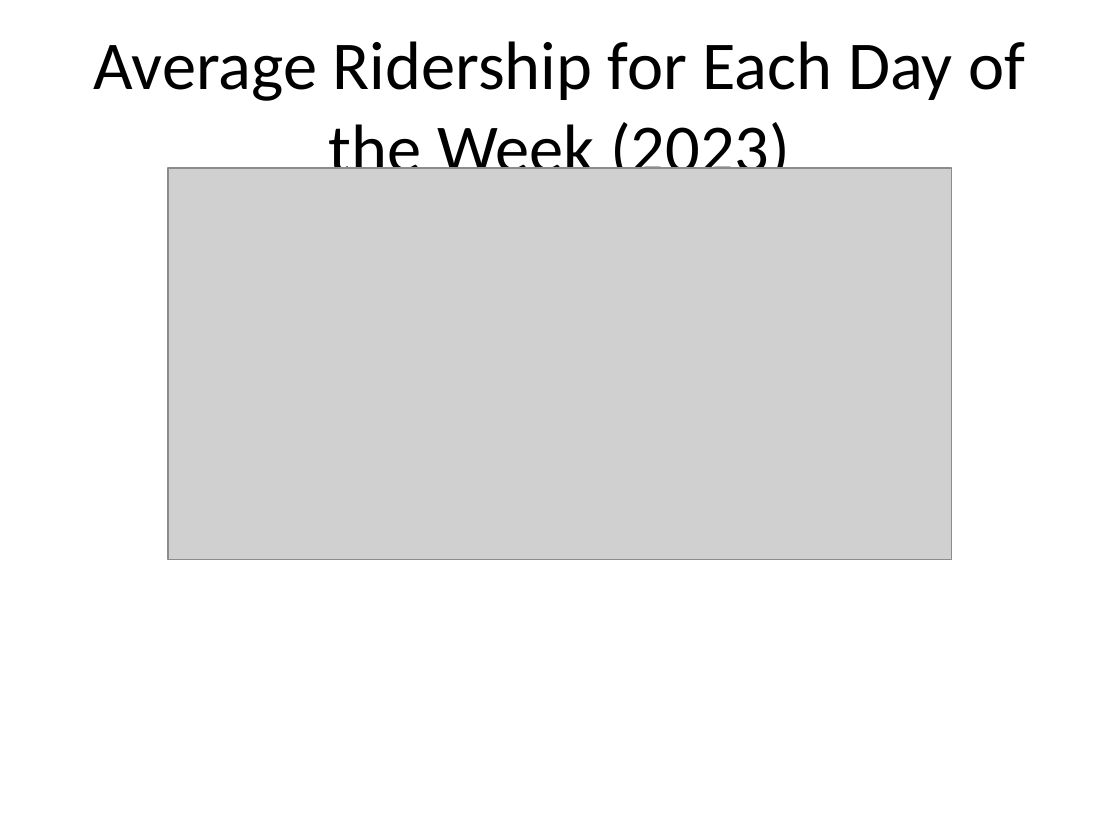
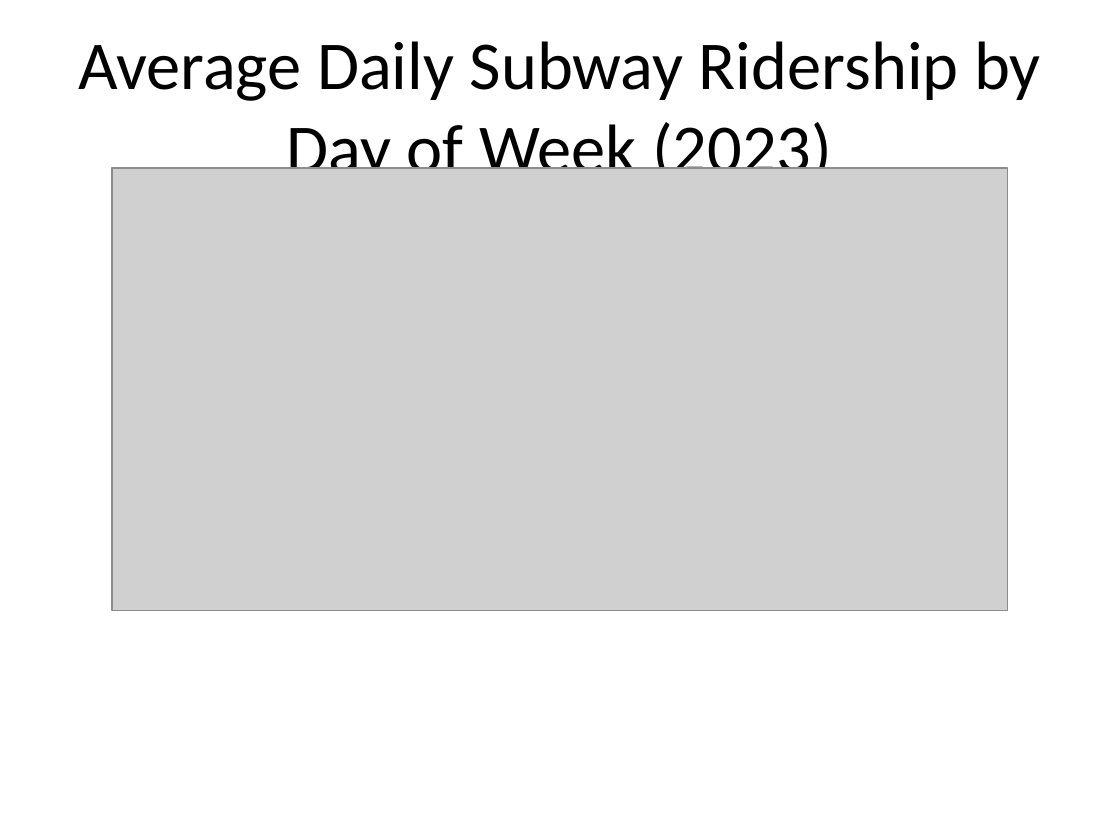
Before and after one commit to MantieReid/Mta-Data-Project, a slide deck: slide 1 of Source/Data/charts/Powerpoint_format/average_ridership_2023.pptx. Drawn at 1120x840 pixels with LibreOffice and Linux fonts; fonts in the diff are those of the drawing; grey boxes stand for pictures. Boxes give left, top, right and bottom in pixels: in the first picture for what was removed or moved away, otherwise in the second. Text is boxed around its words. In the diff, an @@ line names an element or a change of style, - is before the commit and + after.

Commit message:
Added Code to get the AverageNumberOfRidersForEachDayOfTheWeek to work
It Works! It Works! WOOOOOOOOOOOOOOOOT!

```diff
--- a/Source/Data/charts/Powerpoint_format/average_ridership_2023.pptx
+++ b/Source/Data/charts/Powerpoint_format/average_ridership_2023.pptx
@@ title at <box>78,41,1041,188</box>: text changed @@
-Average Ridership for Each Day of the Week (2023)
+Average Daily Subway Ridership by Day of Week (2023)
@@ picture: place and size @@
-picture at <box>168,168,952,560</box>
+picture at <box>112,168,1008,612</box>
```
Also in this commit, not shown: 5 other files.
